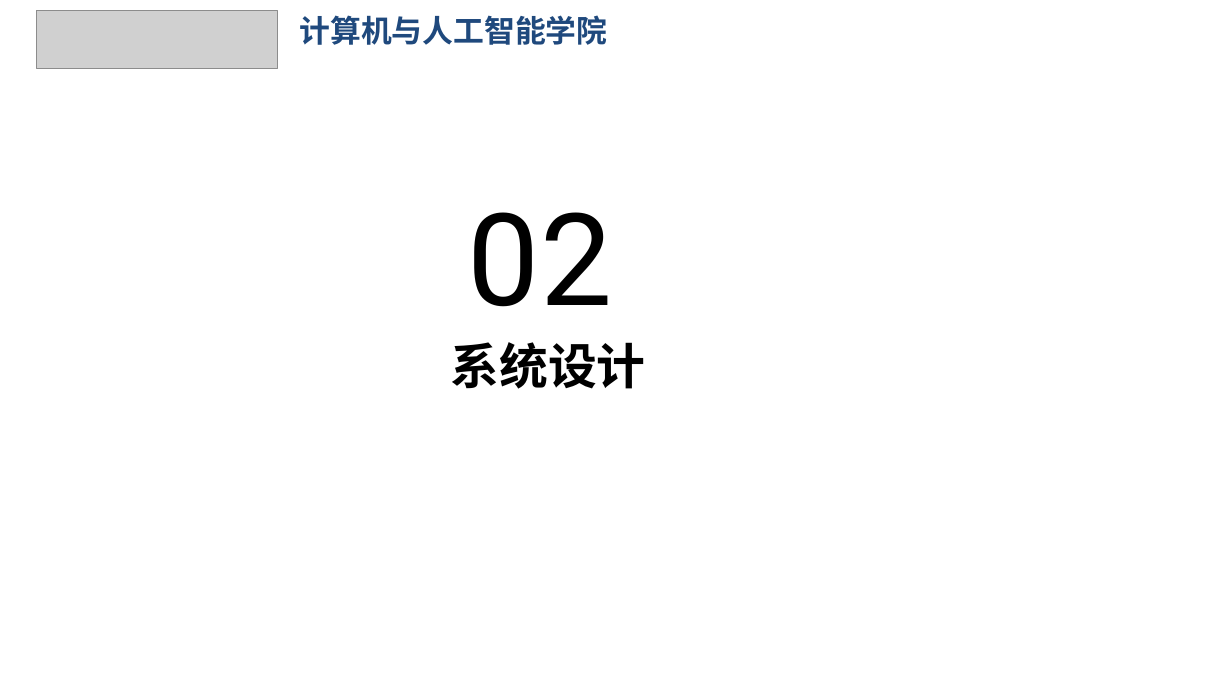
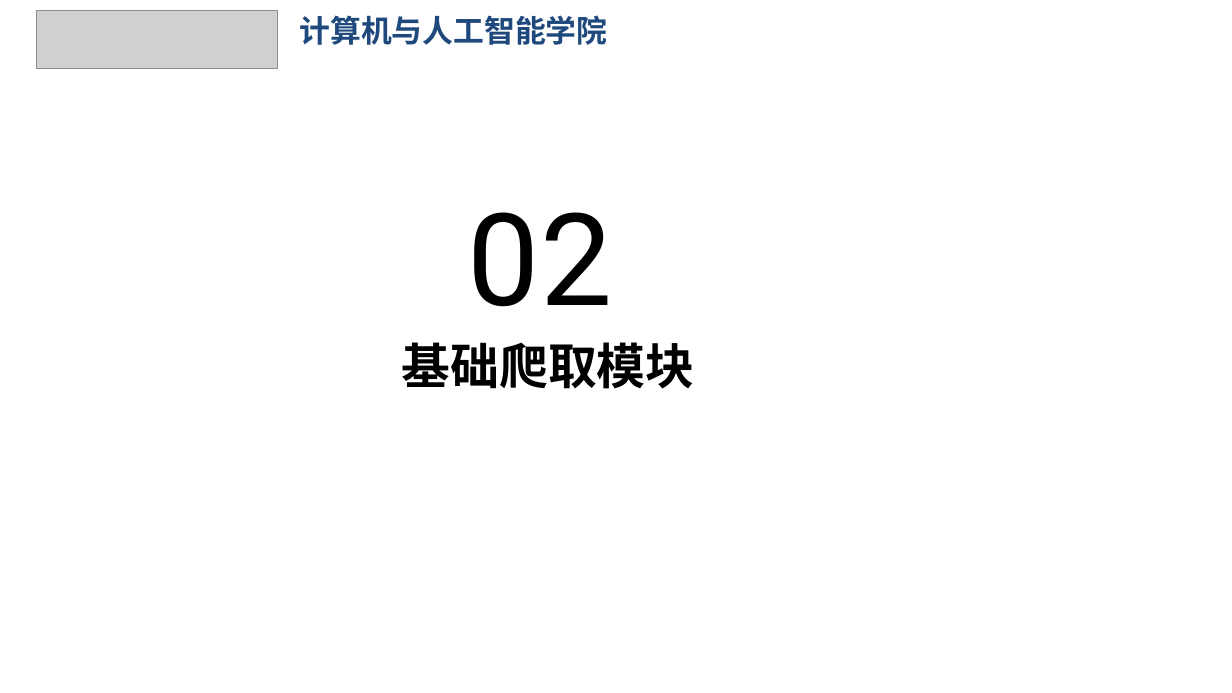
Before and after one commit to ty131421/spider_project, a slide deck: slide 6 of 豆瓣爬虫.pptx (slide 5 before the commit). Drawn at 1232x693 pixels with LibreOffice and Linux fonts; fonts in the diff are those of the drawing; grey boxes stand for pictures; background and template pictures are left out. Boxes give left, top, right and bottom in pixels: in the first picture for what was removed or moved away, otherwise in the second. Text is boxed around its words. In the diff, an @@ line names an element or a change of style, - is before the commit and + after.

Commit message:
完成项目概述、基础爬取模块、进阶详情与动态爬取模块、数据存储方案（前半部分）的ppt内容

```diff
--- a/豆瓣爬虫.pptx
+++ b/豆瓣爬虫.pptx
@@ text at <box>402,342,695,389</box>: text changed @@
-系统设计
+基础爬取模块
```
Also in this commit, not shown: 7 other slides changed, 9 slides added, 1 slide removed.
